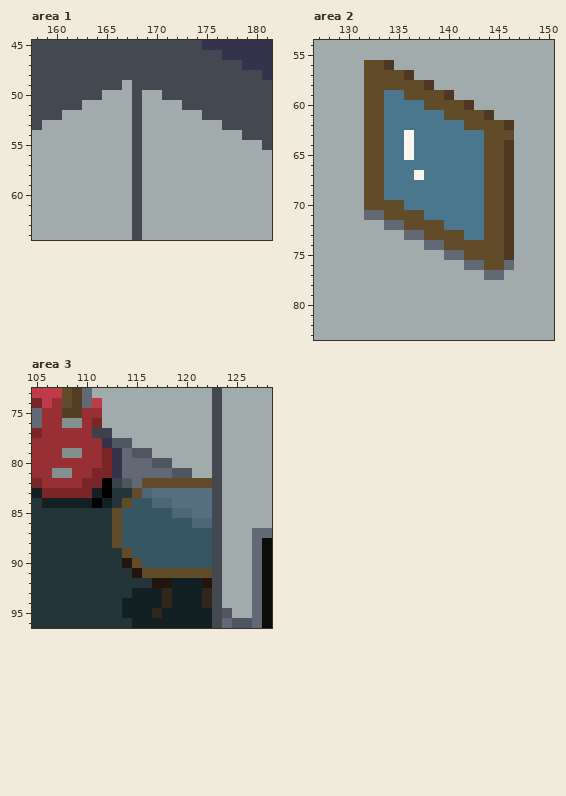
Edited in one commit: pixel-art file (May_2021/IsometricLivingRoom.aseprite). Above, as it was before the edit.
208x208 pixels, 1 frame. Colours within 5 levels of each other are drawn and written as one. Shown: area 1: x 158..181, y 45..64; area 2: x 127..150, y 54..83; area 3: x 105..128, y 73..96. The commit also changed other parts of the picture, which this record leaves out.
After the commit:
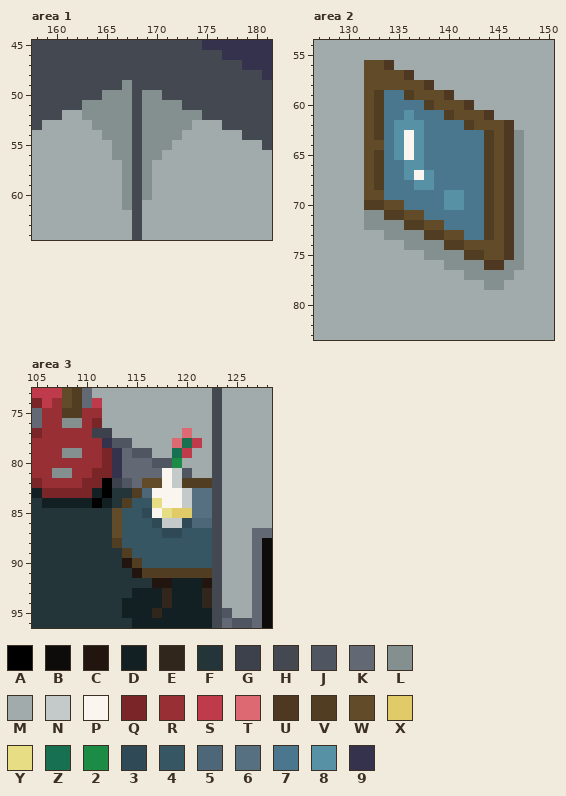
Palette (. is transparent): A #000000  B #0d0c0a  C #22140f  D #121f23  E #30261c  F #233539  G #3c414b  H #444851  J #505661  K #626975  L #849090  M #a2abab  N #c4cac9  P #fbf5ef  Q #7a2628  R #972f35  S #bf3b4b  T #dd6973  U #4f3821  V #513e22  W #624b29  X #e1cb68  Y #e7dd85  Z #167051  2 #1b8b46  3 #2f4957  4 #375664  5 #4d6778  6 #567082  7 #4a778e  8 #5691a5  9 #34324d
What changed:
layer "CornerTableDecor" added
--- area 1, layer "Linework"
@@ x 161..176 @@
 48 HHHHHHHHHHHHHHHH
-49 HHHHHHMHHHHHHHHH
-50 HHHHMMMHMMHHHHHH
-51 HHMMMMMHMMMMHHHH
-52 MMMMMMMHMMMMMMHH
-53 MMMMMMMHMMMMMMMM
-54 MMMMMMMHMMMMMMMM
-55 MMMMMMMHMMMMMMMM
-56 MMMMMMMHMMMMMMMM
-57 MMMMMMMHMMMMMMMM
-58 MMMMMMMHMMMMMMMM
-59 MMMMMMMHMMMMMMMM
-60 MMMMMMMHMMMMMMMM
-61 MMMMMMMHMMMMMMMM
+49 HHHHHHLHHHHHHHHH
+50 HHHHLLLHLLHHHHHH
+51 HHLLLLLHLLLLHHHH
+52 MMLLLLLHLLLLLLHH
+53 MMMLLLLHLLLLLMMM
+54 MMMMLLLHLLLLMMMM
+55 MMMMMLLHLLLMMMMM
+56 MMMMMLLHLLMMMMMM
+57 MMMMMMLHLMMMMMMM
+58 MMMMMMLHLMMMMMMM
+59 MMMMMMLHLMMMMMMM
+60 MMMMMMLHLMMMMMMM
+61 MMMMMMLHMMMMMMMM
 62 MMMMMMMHMMMMMMMM
--- area 2, layer "WallMirror"
@@ x 127..150 @@
 58 MMMMMWWWWWWUMMMMMMMMMMMM
-59 MMMMMWW77WWWWUMMMMMMMMMM
-60 MMMMMWW7777WWWWUMMMMMMMM
-61 MMMMMWW777777WWWWUMMMMMM
-62 MMMMMWW77777777WWWWUMMMM
-63 MMMMMWW77P7777777WWWMMMM
-64 MMMMMWW77P7777777WWUMMMM
-65 MMMMMWW77P7777777WWUMMMM
-66 MMMMMWW7777777777WWUMMMM
-67 MMMMMWW777P777777WWUMMMM
-68 MMMMMWW7777777777WWUMMMM
-69 MMMMMWW7777777777WWUMMMM
-70 MMMMMWWWW77777777WWUMMMM
-71 MMMMMKKWWWW777777WWUMMMM
-72 MMMMMMMKKWWWW7777WWUMMMM
-73 MMMMMMMMMKKWWWW77WWUMMMM
-74 MMMMMMMMMMMKKWWWWWWUMMMM
-75 MMMMMMMMMMMMMKKWWWWUMMMM
-76 MMMMMMMMMMMMMMMKKWWKMMMM
-77 MMMMMMMMMMMMMMMMMKKMMMMM
-78 MMMMMMMMMMMMMMMMMMMMMMMM
+59 MMMMMWV77VWWWUMMMMMMMMMM
+60 MMMMMWV7777VWWWUMMMMMMMM
+61 MMMMMWV778777VWWWUMMMMMM
+62 MMMMMWV78887777VWWWUMMMM
+63 MMMMMWV78P8777777VWULMMM
+64 MMMMMWW78P8777777VWULMMM
+65 MMMMMWV78P8777777VWULMMM
+66 MMMMMWV7788777777VWULMMM
+67 MMMMMWV778P877777VWULMMM
+68 MMMMMWV7778877777VWULMMM
+69 MMMMMWW7777778877VWULMMM
+70 MMMMMVVWW77778877VWULMMM
+71 MMMMMLLVVWW777777VWULMMM
+72 MMMMMLLLLVVWW7777VWULMMM
+73 MMMMMMMLLLLVVWW77VWULMMM
+74 MMMMMMMMMLLLLVVWWWWULMMM
+75 MMMMMMMMMMMLLLLVVWWULMMM
+76 MMMMMMMMMMMMMLLLLUULLMMM
+77 MMMMMMMMMMMMMMMLLLLLMMMM
+78 MMMMMMMMMMMMMMMMMLLMMMMM
 79 MMMMMMMMMMMMMMMMMMMMMMMM
--- area 3, layers "CornerTableDecor", "CornerTable"
@@ x 111..124 @@
 76 QMMMMMMMMMMMHM
-77 GGMMMMMMMMMMHM
-78 R9JJMMMMMMMMHM
-79 RQ9KJJMMMMMMHM
-80 RQ9KKKJJMMMMHM
-81 QQ9KKKKKJJMMHM
-82 QAGJKWWWWWWWHM
-83 DAFFW5666666HM
-84 ADFW44556666HM
-85 FFW444445566HM
-86 FFW444444455HM
-87 FFW444444444HM
-88 FFW444444444HM
-89 FFFW44444444HM
-90 FFFCW4444444HM
-91 FFFFCWWWWWWWHM
+77 GGMMMMMMMTMMHM
+78 R9JJMMMMTZSMHM
+79 RQ9KJJMMZSMMHM
+80 RQ9KKKJJ2MMMHM
+81 QQ9KKKKPNJMMHM
+82 QAGJKWWPNVVVHM
+83 DAFFV5PPPN66HM
+84 ADFV44YPPN66HM
+85 FFW443PYXX66HM
+86 FFW4443NN355HM
+87 FFW444433444HM
+88 FFV444444444HM
+89 FFFV44444444HM
+90 FFFCV4444444HM
+91 FFFFCVVVVVVVHM
 92 FFFFFFCCDDDCHM
Changed places in both pictures, as pixel boxes (x1, y1, x2, y2):
changed: (82, 80, 202, 210)
changed: (364, 90, 524, 290)
changed: (112, 428, 212, 578)
